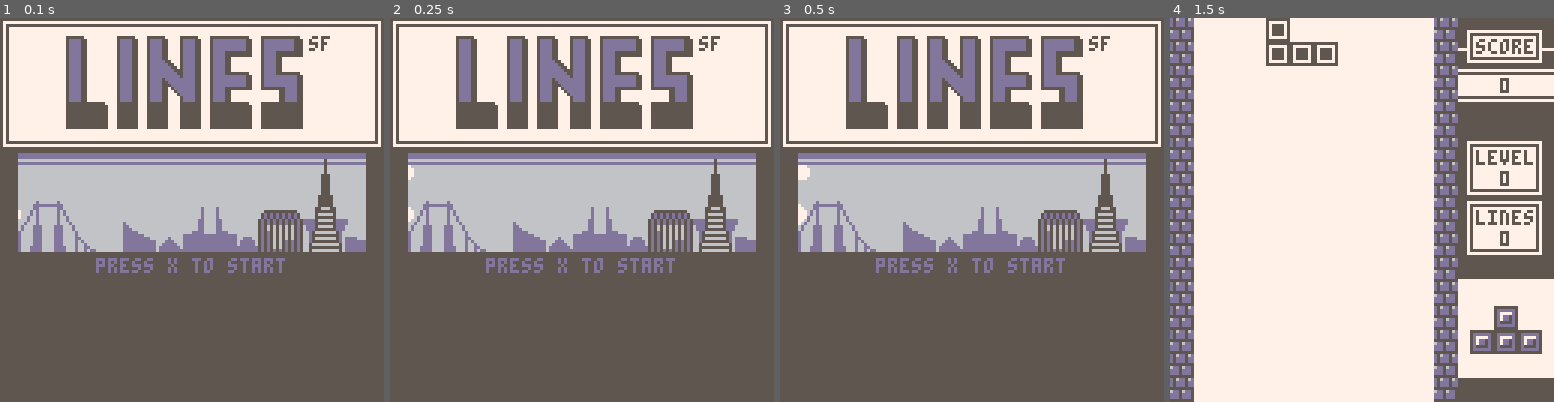
Above: before the commit, frames 1-4 (left to right).
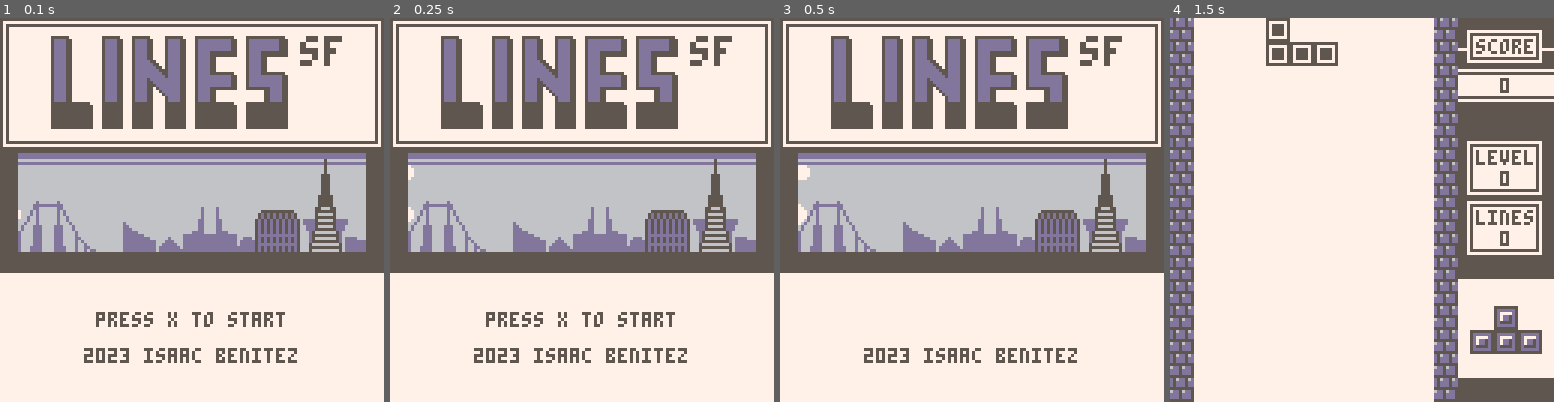
Above: after the commit, the same moments.

Repository: isacben/lines
Game: PICO-8 cartridge tetris.p8
Same seed, same stepped clock (60 frames per second), same inputs: the game is played once before the commit and once after it.
Inputs:
- Up to frame 1 (0.1 s): no input
- Up to frame 2 (0.25 s): no input
- Up to frame 3 (0.5 s): no input
- Up to frame 4 (1.5 s): tap X (X key) at 1.07 s

The runs differ from the first frame. In frame 1, 44% of the frame differs, in the area x 0-100%, y 4-100%; in frame 2, 44%; in frame 3, 45%; in frame 4, nothing differs.

Commit message:
Completed start and gameover screens

Diff:
--- a/tetris.p8
+++ b/tetris.p8
@@ -101,8 +101,8 @@
 function start_scr()
 	rectfill(1,1,126,42,7)
 	rect(2,2,125,41,5)
-	spr(192,22,6,10,4)
-	print("sf",103,6,5)
+	spr(192,17,6,10,4)
+	print("\^t\^wsf",100,6,5)
 
 	rectfill(6,45,121,77,6)
 	draw_fog()
@@ -112,7 +112,13 @@
 	rectfill(0,45,5,77,5)
 	rectfill(122,45,128,77,5)
 	spr(64,6,46,15,4)
-	cprint("press x to start",80,13)
+
+	rectfill(0,85,128,128,7)
+	if t%24<14 then
+		cprint("press x to start",98,5)
+	end
+
+	cprint("2023 isaac benitez",110,5)
 end
 
 function fog()
@@ -215,8 +221,9 @@
 	print("again",42,80,5)
 	spr(10,62,80)
 
-	print("press x to continue",48-(19*2),105,5)
-
+	if t%24<14 then
+		print("press x to continue",49-(19*2),105,5)
+	end
 	if btn(5) then
 		reset_game()
 		state="start"
@@ -721,20 +728,20 @@
 000000d000000d000000000000000000000000000000000000000000000000000000000000000000000000000000000000005555500000000000000000000000
 00000dddddddddd00000000000000000000000000000000000000000000000000000000000000000000000000000000000005555500000000000000000000000
 00000dd000000dd0000000000000000000000000000000000000000000000d0000d0000000000000000000000000000000055666550000000000000000000000
-0000d0d000000d0d000000000000000000000000000000000000000000000d0000d0000000000000005555555555500000055555550000000000000000000000
-0000d0d000000d0d000000000000000000000000000000000000000000000d0000d000000000000005d5d5d5d5d5d50000056666650000000000000000000000
-000d00d000000d00d00000000000000000000000000000000000000000000d0000d000000000000005d5d5d5d5d5d50000055555550000000000000000000000
-000d00d000000d00d0000000000000000000000000000000000000000000dd0000dd0000000000005d5d5d5d5d5d5d5dddd5666665dddd000000000000000000
-00d000d000000d000d00000000000000000d000000000000000000000000dd0000dd0000000000005d5d5d5d5d5d5d5dddd5555555dddd000000000000000000
-0d000ddd0000ddd000d0000000000000000dd00000000000000000000000dd0000dd0000000000005d56565656565d50ddd5666665ddd0000000000000000000
-0d000ddd0000ddd000d0000000000000000ddd0000000000000000000000dd0000dd0000000000005d56565656565d50ddd5555555ddd0000000000000000000
-d0000ddd0000ddd0000d000000000000000ddddd000000000000000000dddd0000dddd00000000005d5d565656565d500d566666665d00000000000000000000
-d0000ddd0000ddd0000d000000000000000ddddddd0000000000000dddddddddddddddddd00000005d5d565656565d500d555555555d00000000000000000000
-d0000ddd0000ddd0000dd00000000000000ddddddddd000000d0000dddddddddddddddddd00ddd005d5d565656565d500d566666665d0dddd000000000000000
-d0000ddd0000ddd0000d0d0000000000000ddddddddddd000ddd000dddddddddddddddddd0ddddd05d5d56565d5d5d500d555555555d0ddddddd000000000000
-d0000ddd0000ddd0000d00d000000000000ddddddddddd00ddddd00dddddddddddddddddd0ddddd05d5d56565d5d5d500566666666650ddddddd000000000000
-d000dddd0000dddd000d00dd00000000000ddddddddddd0ddddddd0ddddddddddddddddddddddddd5d5d56565d5d5d500555555555550ddddddd000000000000
-d000dddd0000dddd000d00d0dd000000000ddddddddddd0ddddddddddddddddddddddddddddddddd5d5d5d5d5d5d5d500566666666650ddddddd000000000000
+0000d0d000000d0d000000000000000000000000000000000000000000000d0000d0000000000000055555555555000000055555550000000000000000000000
+0000d0d000000d0d000000000000000000000000000000000000000000000d0000d00000000000005d5d5d5d5d5d500000056666650000000000000000000000
+000d00d000000d00d00000000000000000000000000000000000000000000d0000d00000000000005d5d5d5d5d5d500000055555550000000000000000000000
+000d00d000000d00d0000000000000000000000000000000000000000000dd0000dd000000000005d5d5d5d5d5d5d50dddd5666665dddd000000000000000000
+00d000d000000d000d00000000000000000d000000000000000000000000dd0000dd000000000005d5d5d5d5d5d5d50dddd5555555dddd000000000000000000
+0d000ddd0000ddd000d0000000000000000dd00000000000000000000000dd0000dd000000000005d5d5d5d5d5d5d500ddd5666665ddd0000000000000000000
+0d000ddd0000ddd000d0000000000000000ddd0000000000000000000000dd0000dd000000000005d5d5d5d5d5d5d500ddd5555555ddd0000000000000000000
+d0000ddd0000ddd0000d000000000000000ddddd000000000000000000dddd0000dddd0000000005d5d5d5d5d5d5d5000d566666665d00000000000000000000
+d0000ddd0000ddd0000d000000000000000ddddddd0000000000000dddddddddddddddddd0000005ddddddddddddd5000d555555555d00000000000000000000
+d0000ddd0000ddd0000dd00000000000000ddddddddd000000d0000dddddddddddddddddd00ddd05d5d5d5d5d5d5d5000d566666665d0dddd000000000000000
+d0000ddd0000ddd0000d0d0000000000000ddddddddddd000ddd000dddddddddddddddddd0ddddd5d5d5d5d5d5d5d5000d555555555d0ddddddd000000000000
+d0000ddd0000ddd0000d00d000000000000ddddddddddd00ddddd00dddddddddddddddddd0ddddd5ddddddddddddd5000566666666650ddddddd000000000000
+d000dddd0000dddd000d00dd00000000000ddddddddddd0ddddddd0dddddddddddddddddddddddd5d5d5d5d5d5d5d5000555555555550ddddddd000000000000
+d000dddd0000dddd000d00d0dd000000000ddddddddddd0dddddddddddddddddddddddddddddddd5d5d5d5d5d5d5d5000566666666650ddddddd000000000000
 00000000000000000000000000000000000000000000000000000000000000000000000000000000000000000000000000000000000000000000000000000000
 00000000000000000000000000000000000000000000000000000000000000000000000000000000000000000000000000000000000000000000000000000000
 00000000000000000000000000000000000000000000000000000000000000000000000000000000000000000000000000000000000000000000000000000000
